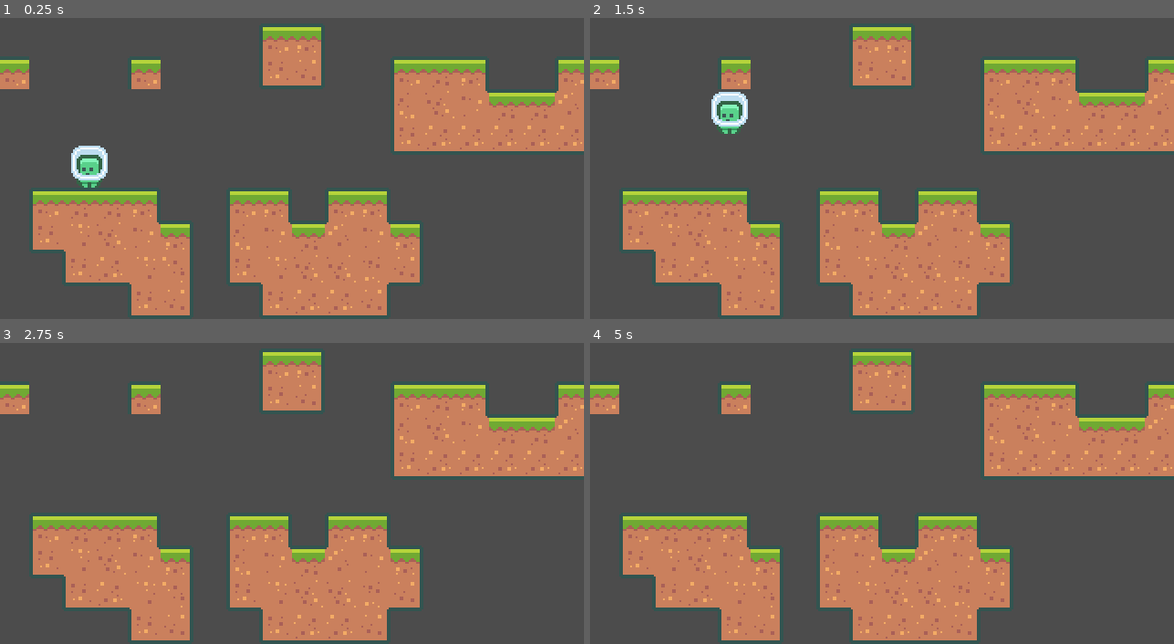
Above: before the commit, frames 1-4 (two rows, left to right).
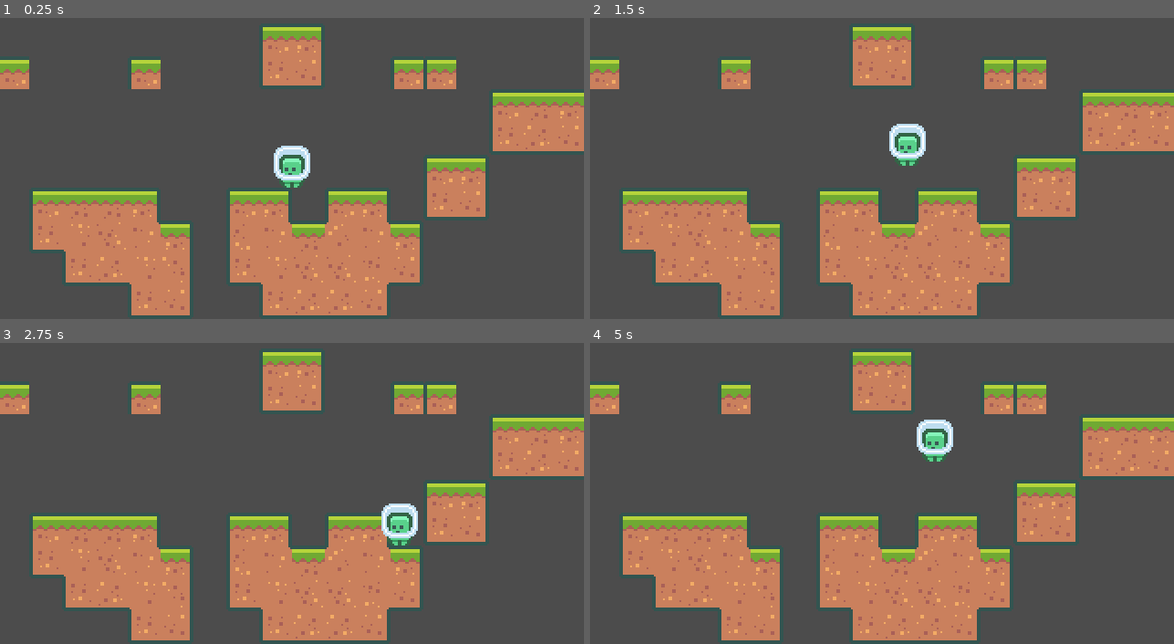
Above: after the commit, the same moments.

Repository: nahuakang/2dplatformer
Game: Godot game, scene res://scenes/Main.tscn
Two runs of this game, one before a commit and one after it. Both use one fixed random seed, a clock stepped at 60 frames per second and the inputs below.
Inputs:
- Up to frame 1 (0.25 s): no input
- Up to frame 2 (1.5 s): tap Enter at 0.5 s; hold W (jump) 0.53-1.28 s; hold D (move_right) from 0.53 s (still down); tap W (jump) at 1.35 s
- Up to frame 3 (2.75 s): tap W (jump) at 1.52, 1.82 s; release D (move_right) at 2.03 s; hold A (move_left) from 2.03 s (still down); hold W (jump) from 2.03 s (still down)
- Up to frame 4 (5 s): release A (move_left) at 2.78 s; release W (jump) at 2.78 s; hold D (move_right) 2.78-4.28 s; tap W (jump) at 2.85, 3.02, 3.32, 4.35, 4.52, 4.82 s; hold W (jump) 3.53-4.28 s; tap Space at 4.25 s; hold A (move_left) from 4.28 s (still down)

The runs differ from the first frame. In frame 1, 9.4% of the frame differs, in the area x 12-100%, y 12-68%; in frame 2, 9.4%; in frame 3, 8.7%; in frame 4, 8.7%.

Commit message:
Reorganization of code

Diff:
--- a/project.godot
+++ b/project.godot
@@ -20,7 +20,7 @@
 window/size/height=180
 window/size/test_width=1920
 window/size/test_height=1080
-window/stretch/mode="2d"
+window/stretch/mode="viewport"
 window/stretch/aspect="keep_height"
 
 [gui]
@@ -78,4 +78,5 @@
 
 [rendering]
 
+2d/snapping/use_gpu_pixel_snap=true
 environment/default_environment="res://default_env.tres"
--- a/scenes/Main.tscn
+++ b/scenes/Main.tscn
@@ -1,8 +1,7 @@
-[gd_scene load_steps=23 format=2]
+[gd_scene load_steps=21 format=2]
 
 [ext_resource path="res://assets/tiles/tiles_packed.png" type="Texture" id=1]
-[ext_resource path="res://assets/player/character_0000.png" type="Texture" id=2]
-[ext_resource path="res://scenes/Player.gd" type="Script" id=3]
+[ext_resource path="res://scenes/Player.tscn" type="PackedScene" id=2]
 
 [sub_resource type="ConvexPolygonShape2D" id=4]
 points = PoolVector2Array( 18, 18, 0, 18, 0, 0, 18, 0 )
@@ -183,28 +182,15 @@
 } ]
 0/z_index = 0
 
-[sub_resource type="RectangleShape2D" id=3]
-extents = Vector2( 5, 8 )
-
 [node name="Node" type="Node"]
 
 [node name="TileMap" type="TileMap" parent="."]
 tile_set = SubResource( 1 )
 cell_size = Vector2( 18, 18 )
 format = 1
-tile_data = PoolIntArray( -196609, 0, 0, -262144, 0, 2, -131081, 0, 0, -131077, 0, 0, -131073, 0, 131072, -196608, 0, 131074, -196605, 0, 0, -196604, 0, 1, -196603, 0, 2, -196600, 0, 0, -196599, 0, 2, -131069, 0, 65536, -131068, 0, 65537, -131067, 0, 65539, -131066, 0, 1, -131065, 0, 1, -131064, 0, 65540, -131063, 0, 65538, -65533, 0, 131072, -65532, 0, 131073, -65531, 0, 131073, -65530, 0, 131073, -65529, 0, 131073, -65528, 0, 131073, -65527, 0, 131074, 131064, 0, 0, 131065, 0, 1, 131066, 0, 1, 131067, 0, 2, 131070, 0, 0, 131071, 0, 2, 65537, 0, 0, 65538, 0, 2, 196600, 0, 131072, 196601, 0, 4, 19660 …(431 unchanged characters)…
+tile_data = PoolIntArray( -196609, 0, 0, -262144, 0, 2, -131081, 0, 0, -131077, 0, 0, -131073, 0, 131072, -196608, 0, 131074, -196605, 0, 0, -196604, 0, 0, -131066, 0, 0, -131065, 0, 1, -131064, 0, 2, -65530, 0, 131072, -65529, 0, 131073, -65528, 0, 131074, 4, 0, 0, 5, 0, 2, 131064, 0, 0, 131065, 0, 1, 131066, 0, 1, 131067, 0, 2, 131070, 0, 0, 131071, 0, 2, 65537, 0, 0, 65538, 0, 2, 65540, 0, 131072, 65541, 0, 131074, 196600, 0, 131072, 196601, 0, 4, 19660 …(431 unchanged characters)…
 
-[node name="Player" type="KinematicBody2D" parent="."]
-position = Vector2( -75, 6 )
-script = ExtResource( 3 )
-
-[node name="Sprite" type="Sprite" parent="Player"]
-position = Vector2( -36, -5 )
-texture = ExtResource( 2 )
-
-[node name="CollisionShape2D" type="CollisionShape2D" parent="Player"]
-position = Vector2( -36, -1 )
-shape = SubResource( 3 )
+[node name="Player" parent="." instance=ExtResource( 2 )]
 
 [node name="Camera2D" type="Camera2D" parent="."]
 current = true
--- a/scenes/Player.gd
+++ b/scenes/Player.gd
@@ -11,9 +11,7 @@
 	pass # Replace with function body.
 
 func _process(delta: float) -> void:
-	var moveVector = Vector2.ZERO
-	moveVector.x = Input.get_action_strength("move_right") - Input.get_action_strength("move_left")
-	moveVector.y = -1 if Input.is_action_just_pressed("jump") else 0
+	var moveVector = get_movement_vector()
 
 	velocity.x += moveVector.x * maxHorizontalSpeed * delta
 	if (moveVector.x == 0 ):
@@ -30,3 +28,10 @@
 		velocity.y += gravity * delta
 
 	velocity = move_and_slide(velocity, Vector2.UP)
+
+func get_movement_vector() -> Vector2:
+	var moveVector = Vector2.ZERO
+	moveVector.x = Input.get_action_strength("move_right") - Input.get_action_strength("move_left")
+	moveVector.y = -1 if Input.is_action_just_pressed("jump") else 0
+
+	return moveVector
--- /dev/null
+++ b/scenes/Player.tscn
@@ -0,0 +1,18 @@
+[gd_scene load_steps=4 format=2]
+
+[ext_resource path="res://assets/player/character_0000.png" type="Texture" id=1]
+[ext_resource path="res://scenes/Player.gd" type="Script" id=2]
+
+[sub_resource type="RectangleShape2D" id=3]
+extents = Vector2( 5, 8 )
+
+[node name="Player" type="KinematicBody2D"]
+script = ExtResource( 2 )
+
+[node name="Sprite" type="Sprite" parent="."]
+position = Vector2( 0, -12 )
+texture = ExtResource( 1 )
+
+[node name="CollisionShape2D" type="CollisionShape2D" parent="."]
+position = Vector2( 0, -8 )
+shape = SubResource( 3 )
